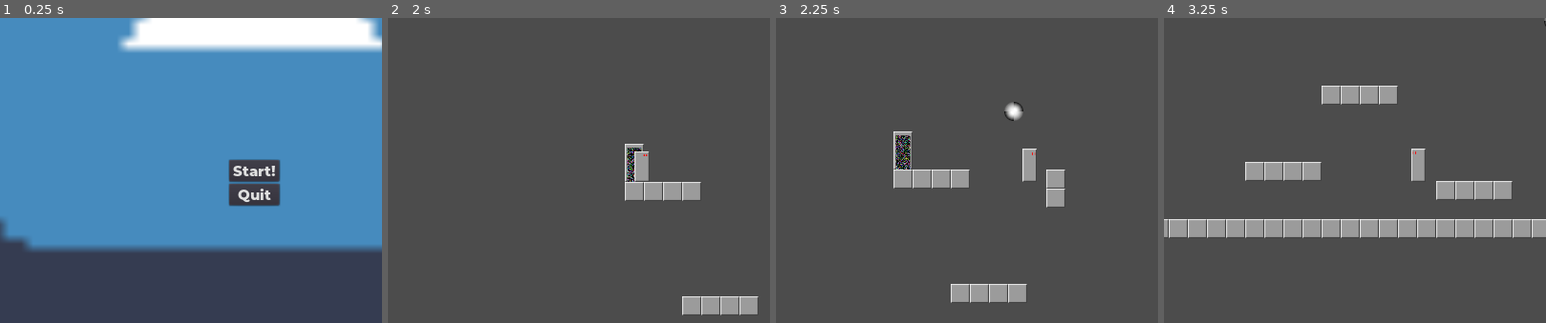
Above: before the commit, frames 1-4 (left to right).
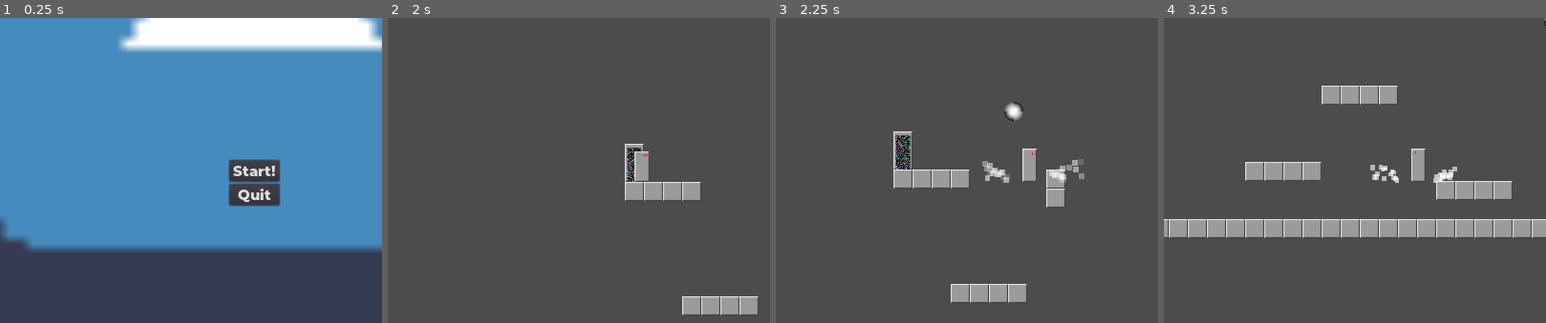
Above: after the commit, the same moments.

Repository: aes/yap
Game: Godot game, scene res://src/ui/MainMenu.tscn
Two runs of this game, one before a commit and one after it. Both use one fixed random seed, a clock stepped at 60 frames per second and the inputs below. The engine's default icon, where the game draws it, is replaced by a stand-in: a white triangle on a blue panel in a dark square.
Inputs:
- Up to frame 1 (0.25 s): no input
- Up to frame 2 (2 s): click "Start!" at 0.5 s; tap Enter at 1.25 s; hold D (move_right) from 1.28 s (still down); tap J (interact) at 1.35 s; tap W (jump) at 1.52 s
- Up to frame 3 (2.25 s): keep holding D (move_right); tap J (interact) at 2.1 s
- Up to frame 4 (3.25 s): tap W (jump) at 2.27 s; release D (move_right) at 2.78 s; hold A (move_left) from 2.78 s (still down); tap J (interact) at 2.85 s
The pictures show only the part of the screen within x 17-67%, y 48-98%; the shares and areas given below are measured in that part.

Frames 1-2 are identical in both runs. In frame 3, 0.5% of the frame differs, in the area x 54-81%, y 46-55%; in frame 4, 0.4%.

Commit message:
Add dust puffs on landing

Diff:
--- a/src/actors/Player.gd
+++ b/src/actors/Player.gd
@@ -51,6 +51,8 @@
 func _land() -> void:
 	$AnimationPlayer.play("land")
 	$AudioCrash.play()
+	$DustRight.restart()
+	$DustLeft.restart()
 
 func _jump() -> void:
 	$CoyoteTime.stop()
--- a/src/actors/Player.tscn
+++ b/src/actors/Player.tscn
@@ -124,6 +124,37 @@
 [sub_resource type="RectangleShape2D" id=3]
 extents = Vector2( 11, 28 )
 
+[sub_resource type="Gradient" id=7]
+offsets = PoolRealArray( 0, 0.818182, 1 )
+colors = PoolColorArray( 1, 1, 1, 1, 1, 1, 1, 0.495868, 1, 1, 1, 0 )
+
+[sub_resource type="GradientTexture" id=8]
+gradient = SubResource( 7 )
+
+[sub_resource type="Curve" id=9]
+max_value = 10.0
+_data = [ Vector2( 0, 0 ), 0.0, 13.5332, 0, 0, Vector2( 1, 10 ), 0.0, 0.0, 0, 0 ]
+
+[sub_resource type="CurveTexture" id=10]
+curve = SubResource( 9 )
+
+[sub_resource type="CurveTexture" id=5]
+
+[sub_resource type="ParticlesMaterial" id=6]
+trail_size_modifier = SubResource( 5 )
+flag_disable_z = true
+direction = Vector3( 1, -0.25, 0 )
+spread = 10.0
+gravity = Vector3( 0, 98, 0 )
+initial_velocity = 500.0
+initial_velocity_random = 0.44
+orbit_velocity = 0.0
+orbit_velocity_random = 0.0
+damping = 1000.0
+damping_random = 0.3
+scale_curve = SubResource( 10 )
+color_ramp = SubResource( 8 )
+
 [node name="Player" type="KinematicBody2D"]
 collision_layer = 4
 collision_mask = 3
@@ -169,3 +200,22 @@
 
 [node name="AudioCrash" type="AudioStreamPlayer2D" parent="."]
 stream = ExtResource( 4 )
+
+[node name="DustRight" type="Particles2D" parent="."]
+emitting = false
+amount = 16
+lifetime = 0.25
+one_shot = true
+explosiveness = 0.75
+randomness = 0.1
+process_material = SubResource( 6 )
+
+[node name="DustLeft" type="Particles2D" parent="."]
+scale = Vector2( -1, 1 )
+emitting = false
+amount = 16
+lifetime = 0.25
+one_shot = true
+explosiveness = 0.75
+randomness = 0.1
+process_material = SubResource( 6 )
Not shown: 1 places in src/actors/Player.tscn that only renumber resources
